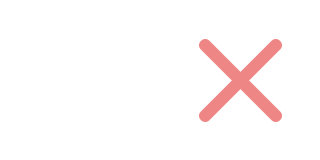
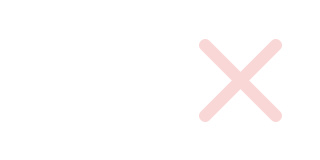
Before/after of a (320, 160) layered artwork. What changed in the layer stack:
"Layer 2": opacity 60% → 20% over [199, 39, 282, 122]
